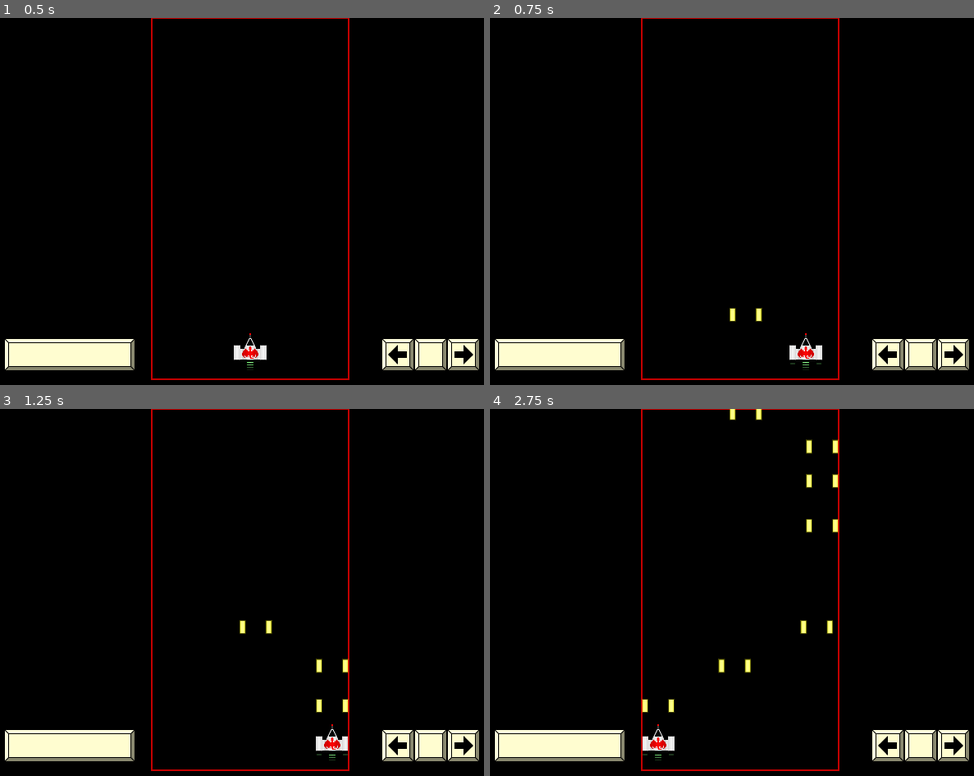
Above: before the commit, frames 1-4 (two rows, left to right).
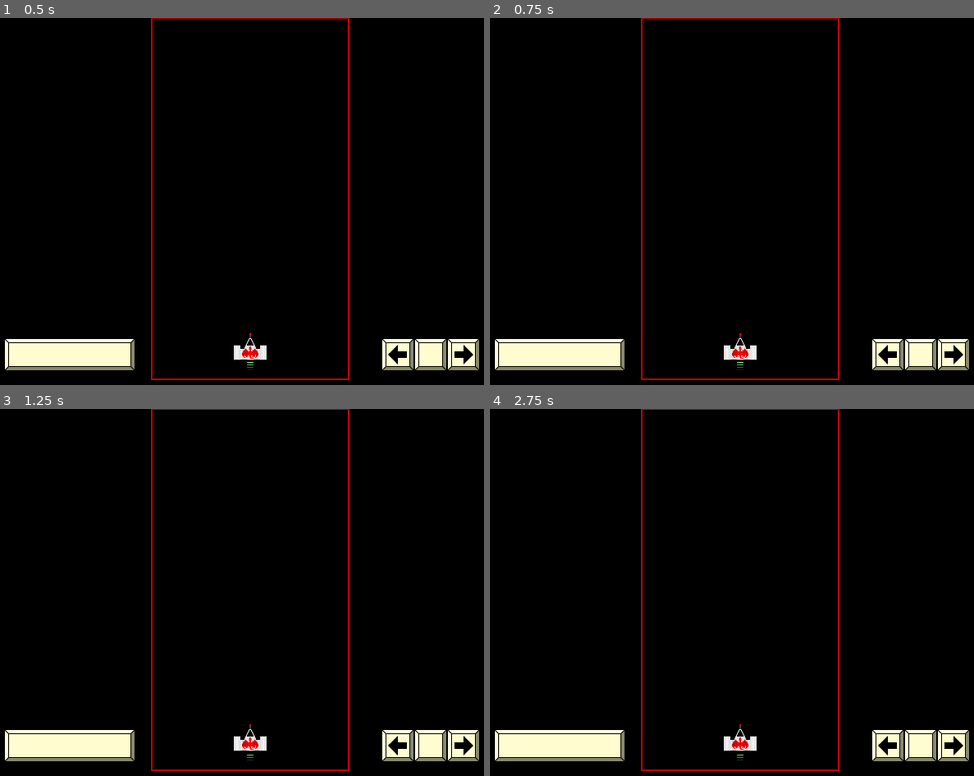
Above: after the commit, the same moments.

Repository: swashdev/minigame-madness
Game: Godot game, scene res://mini/shooter/scenes/shooter_frame.tscn
Same seed, same stepped clock (60 frames per second), same inputs: the game is played once before the commit and once after it. This scene is started directly instead of the project's main scene.
Inputs:
- Up to frame 1 (0.5 s): no input
- Up to frame 2 (0.75 s): tap Enter at 0.5 s; hold Right (move_right) from 0.53 s (still down); hold Space (action) from 0.53 s (still down)
- Up to frame 3 (1.25 s): keep holding Right (move_right); keep holding Space (action); tap Up (move_up) at 0.77 s
- Up to frame 4 (2.75 s): release Space (action) at 1.28 s; tap Space (action) at 1.35 s; tap Up (move_up) at 1.52 s; release Right (move_right) at 2.03 s; hold Left (move_left) from 2.03 s (still down); hold Space (action) from 2.03 s (still down)

Frame 1 is identical in both runs. In frame 2, 0.7% of the frame differs, in the area x 48-69%, y 78-96%; in frame 3, 0.9%; in frame 4, 1.3%, in the area x 31-73%, y 0-96%.

Commit message:
[SHOOTER] add code to spawn bad guys.
The `ShooterMinigame` now has an `EnemySpawnTimer` which spawns a bad
guy every half a second.

The `ShooterMinigame` accomplishes this by creating an array of
`EnemyPath` nodes, which are stored as children of the `Paths` node, and
randomly selecting one to call `spawn_enemy` on every time
`EnemySpawnTimer` goes off.

Diff:
--- a/mini/shooter/scenes/shooter_minigame.tscn
+++ b/mini/shooter/scenes/shooter_minigame.tscn
@@ -42,4 +42,8 @@
 points = PoolVector2Array( 0, 0, 240, 0, 240, 440, 0, 440, 0, 0 )
 width = 2.0
 default_color = Color( 0.764706, 0, 0, 1 )
+
+[node name="EnemySpawnTimer" type="Timer" parent="."]
+wait_time = 0.5
 [connection signal="shot" from="Player" to="." method="_on_Player_shot"]
+[connection signal="timeout" from="EnemySpawnTimer" to="." method="_on_EnemySpawnTimer_timeout"]
--- a/mini/shooter/scripts/shooter_minigame.gd
+++ b/mini/shooter/scripts/shooter_minigame.gd
@@ -5,16 +5,29 @@
 # The player's projectiles.
 export (PackedScene) var bullet
 
+# An array of paths which can spawn enemies.
+var _paths: Array
+var _path_count: int
 
-# For testing.
+
+# Initialize the minigame by populating `paths` and setting `path_count`
 func _ready():
-	start()
+	_paths = $Paths.get_children()
+	_path_count = _paths.size()
 
 
 # Unlock the player's controls on starting the minigame.
 func start():
 	_unlock_controls = true
 	$Player.allow_movement = true
+	$EnemySpawnTimer.start()
+
+
+# Stop player movement & enemy spawn timers.
+func stop():
+	_unlock_controls = false
+	$Player.allow_movement = false
+	$EnemySpawnTimer.stop()
 
 
 # The player has fired a projectile which must be spawned.
@@ -24,3 +37,9 @@
 	shot.position = $Player.position
 	# Offset the shot so it lines up with the player's guns.
 	shot.position.y -= 20
+
+
+# The enemy spawn timer has expired, time to spawn a baddy.
+func _on_EnemySpawnTimer_timeout():
+	var path = _paths[ randi() % _path_count ]
+	path.spawn_enemy()
